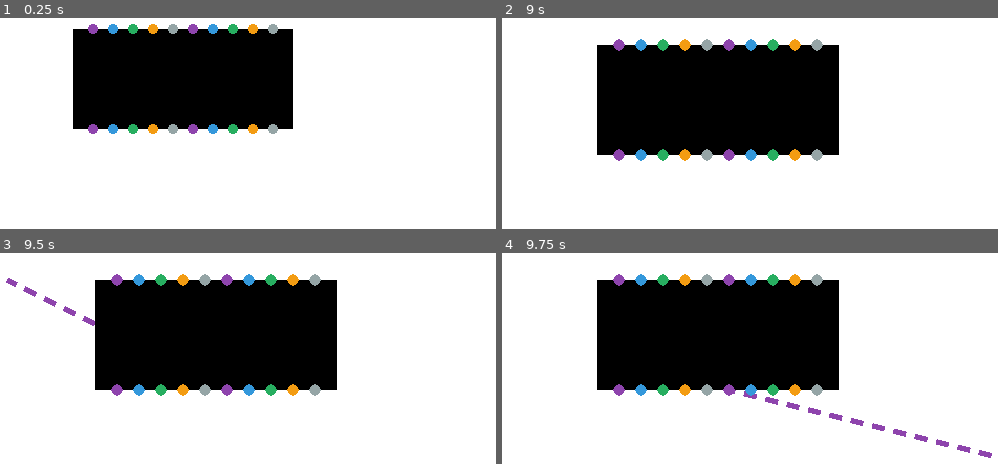
Above: before the commit, frames 1-4 (two rows, left to right).
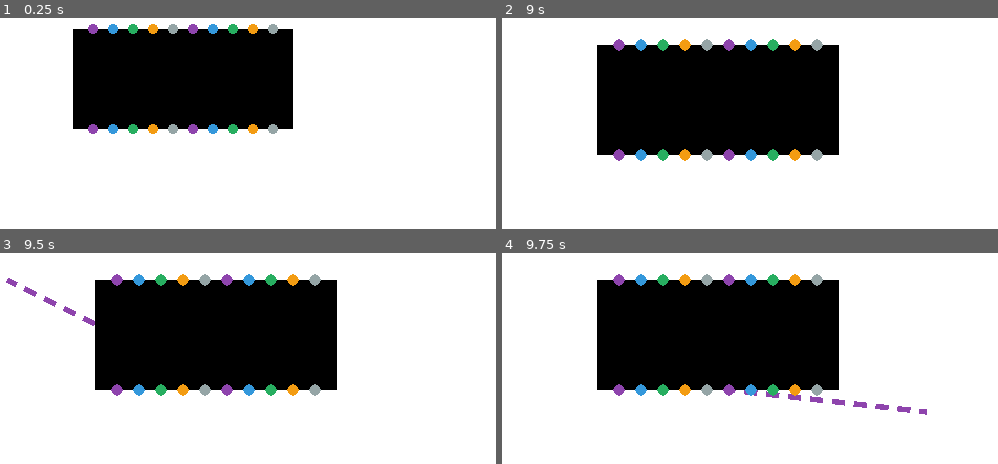
Above: after the commit, the same moments.

Repository: jcronenberg/crISP
Game: Godot game, scene res://scenes/main.tscn
Same seed, same stepped clock (60 frames per second), same inputs: the game is played once before the commit and once after it.
Inputs (mouse positions are in pixels of both pictures, inside the frame that each line leads up to):
- Up to frame 1 (0.25 s): no input
- Up to frame 2 (9 s): tap Enter at 0.5, 2, 3.5 s; drag from (596, 28) to (635, 129) at 0.52 s; tap Space at 1.25, 2.75, 4.25 s; drag from (596, 129) to (635, 28) at 1.27 s; move the mouse to (616, 28) at 2.02 s; hold Middle mouse button (MClick) 2.03-2.75 s; click (616, 28) at 2.3 s; drag from (616, 129) to (675, 28) at 2.77 s; drag from (635, 28) to (695, 129) at 3.52 s; drag from (635, 129) to (695, 28) at 4.27 s; move the mouse to (655, 28) at 5.02 s; press the mouse at (655, 28) at 5.03 s; release the mouse at (655, 28) at 5.75 s; drag from (655, 129) to (571, 134) at 5.77 s; drag from (675, 28) to (596, 129) at 6.52 s; drag from (675, 129) to (596, 28) at 7.27 s; move the mouse to (695, 28) at 8.02 s; hold Mouse wheel up (ZoomIn) 8.03-8.75 s; click (695, 28) at 8.3 s; drag from (730, 155) to (outside the picture) at 8.77 s
- Up to frame 3 (9.5 s): no input
- Up to frame 4 (9.75 s): move the mouse to (928, 415) at 9.52 s; press the mouse at (928, 415) at 9.53 s

Frames 1-3 are identical in both runs. In frame 4, 1.3% of the frame differs, in the area x 46-99%, y 64-98%.

Commit message:
Fix CableCreator for camera position

Diff:
--- a/scripts/CableCreator.gd
+++ b/scripts/CableCreator.gd
@@ -26,7 +26,7 @@
 		var space_state := PhysicsServer2D.space_get_direct_state(space_rid)
 		var query := PhysicsPointQueryParameters2D.new()
 		query.collide_with_areas = true
-		query.position = get_viewport().get_mouse_position()
+		query.position = get_global_mouse_position()
 		query.collide_with_bodies = false
 		var nodes = space_state.intersect_point(query)
 		#print(nodes) # debug
@@ -57,7 +57,7 @@
 
 # Called every frame. 'delta' is the elapsed time since the previous frame.
 func _process(_delta):
-	var cursor_pos = get_viewport().get_mouse_position()
+	var cursor_pos = get_global_mouse_position()
 	cable.set_point_position(cur_point, (cursor_pos - cable.global_position).snapped(Vector2i(20, 20)))
 
 
